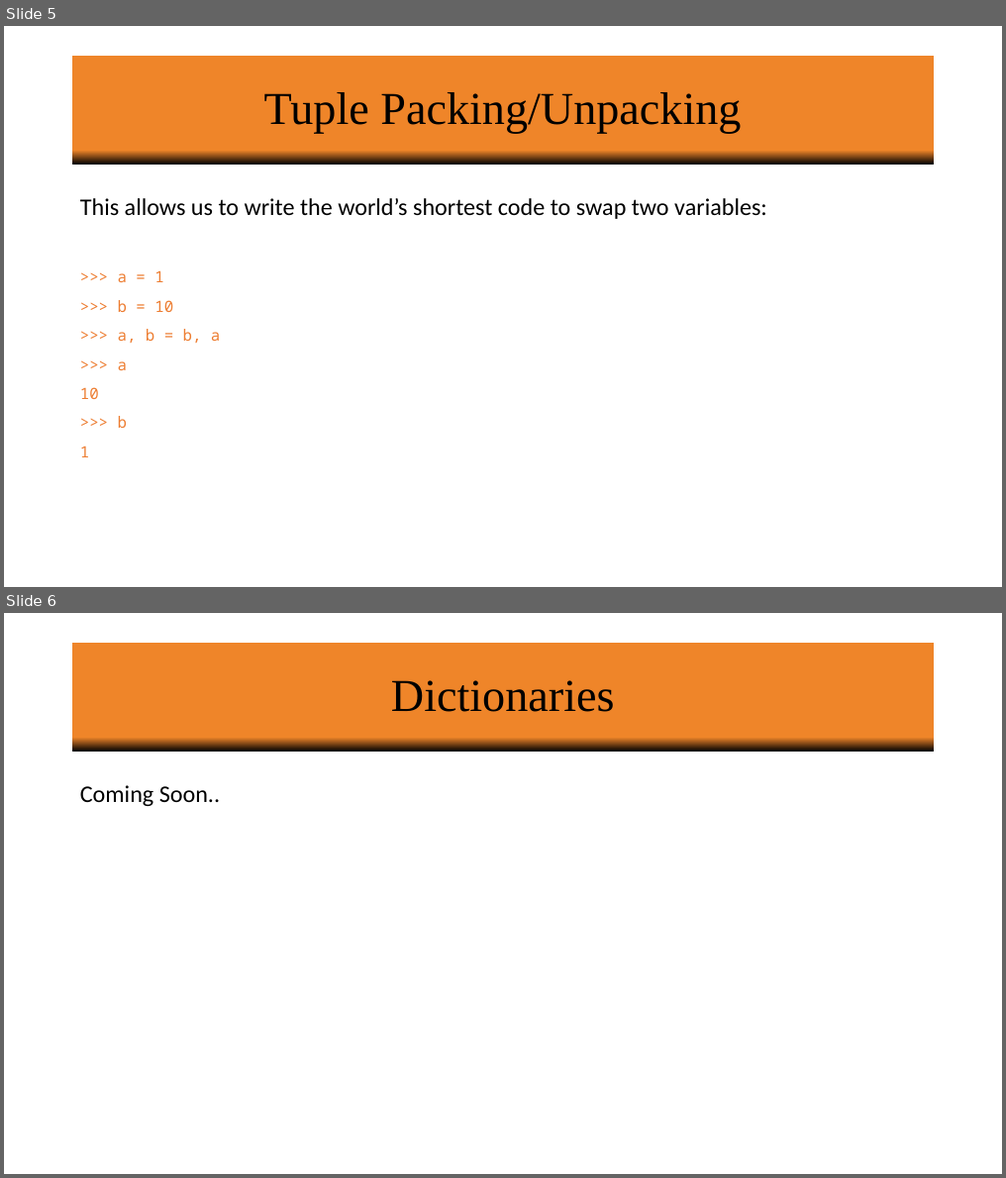
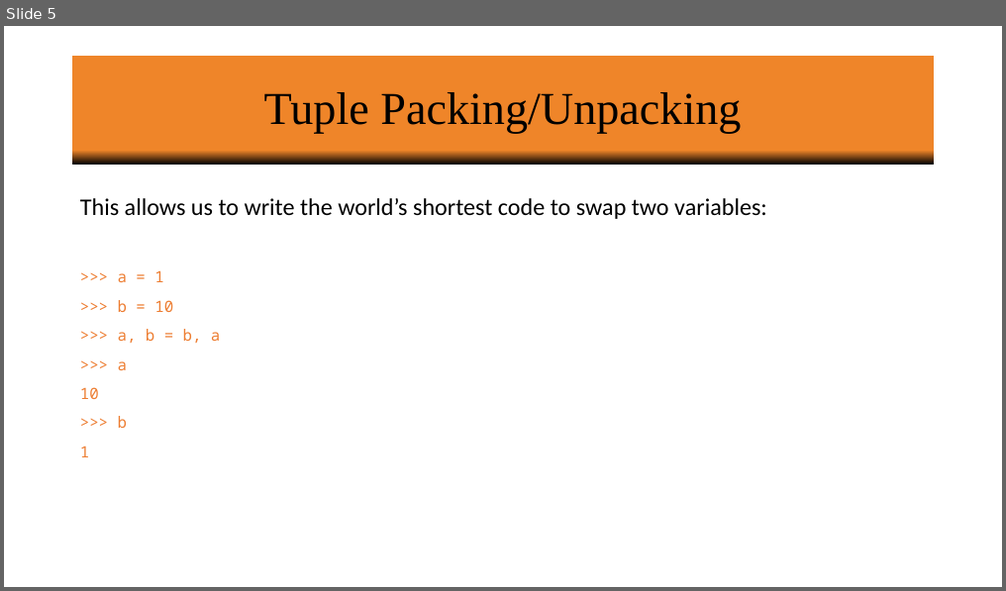
Before and after one commit to vineetbansal/Python-Bootcamp, a slide deck: slides/05 Tuples-Dictionaries.pptx. Shown one above the other, each under a label of ours: slides 5 and 6 before the commit, slide 5 after it. The pictures are 1006x1178 and 1006x591 pixels, drawn with LibreOffice and Linux fonts; fonts in the diff are those of the drawing; background and template pictures are left out. Boxes give left, top, right and bottom in pixels: in the first picture for what was removed or moved away, otherwise in the second. Text is boxed around its words. In the diff, an @@ line names an element or a change of style, - is before the commit and + after.

```diff
--- a/slides/05 Tuples-Dictionaries.pptx
+++ b/slides/05 Tuples-Dictionaries.pptx
@@ slide 6 removed at box(4, 613, 1002, 1174), background #FFFFFF @@
@@ title removed at box(73, 643, 934, 752) @@
-Dictionaries
@@ text removed at box(80, 785, 220, 806) @@
-Coming Soon..
```
Also in this commit, not shown: 7 slides added, 7 other files.
